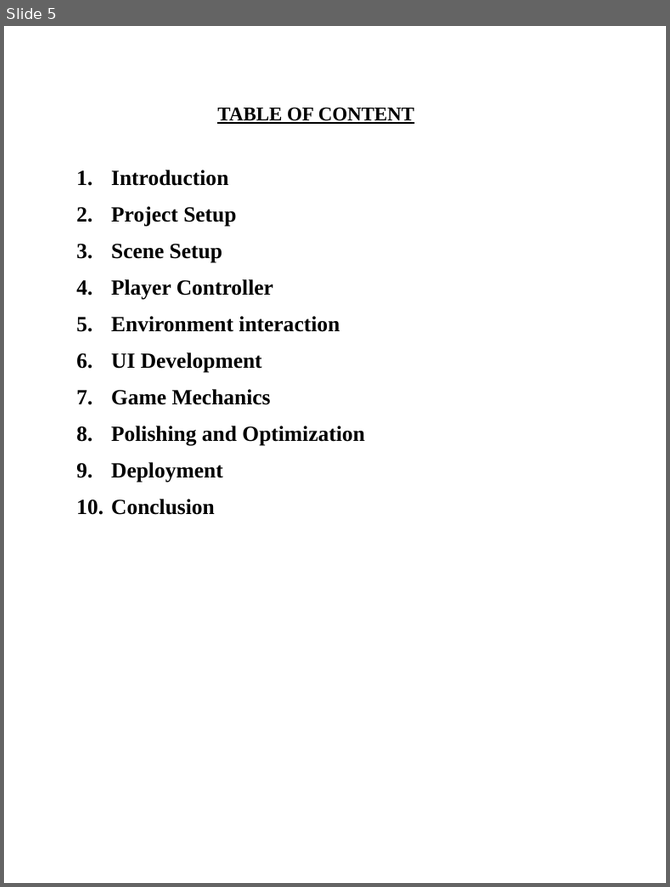
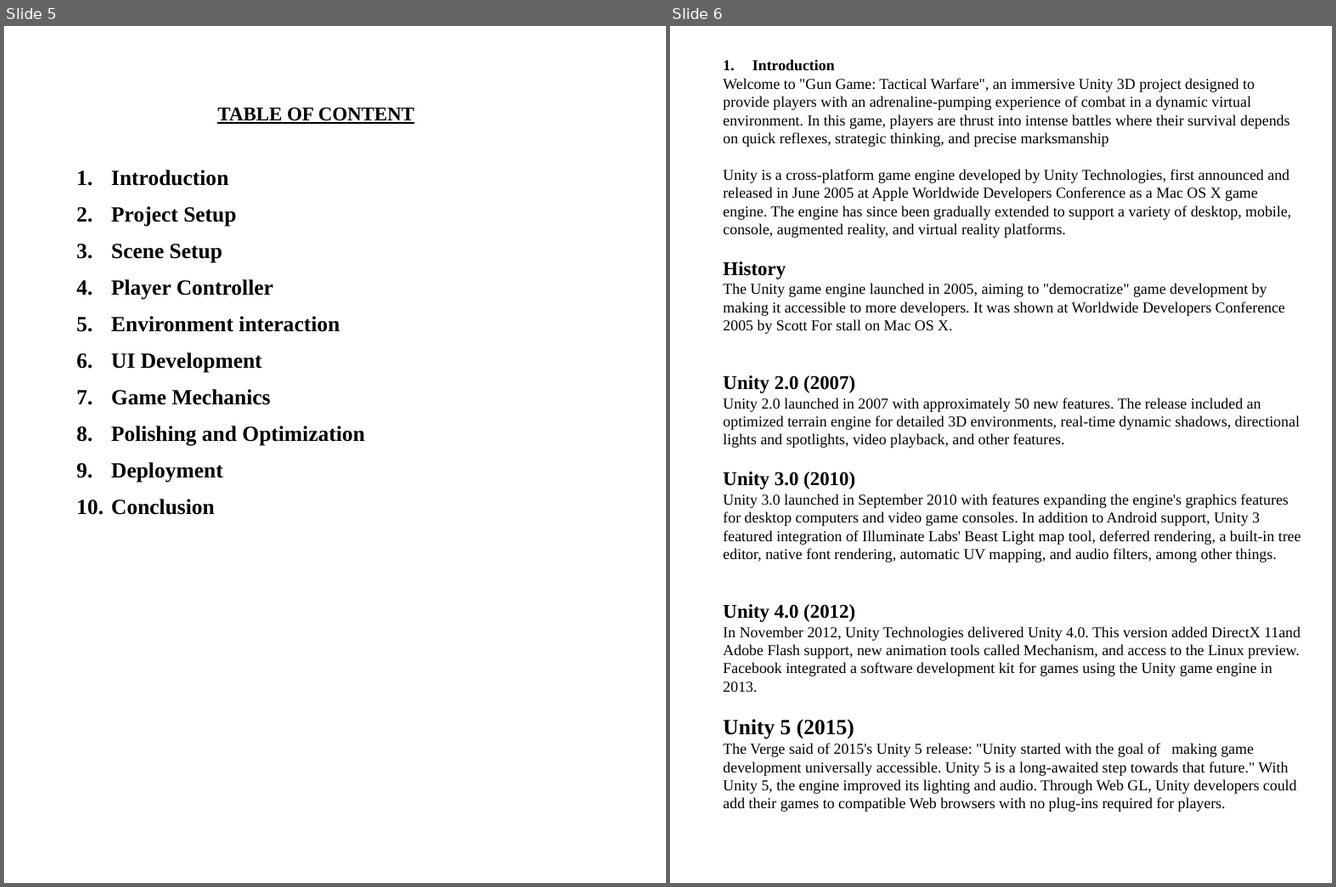
Before and after one commit to Archit-sharma01/untitled, a slide deck: Archit PPT.pptx. Shown side by side, each under a label of ours: slide 5 before the commit, slides 5 and 6 after it. The pictures are 670x887 and 1336x887 pixels, drawn with LibreOffice and Linux fonts; fonts in the diff are those of the drawing; background and template pictures are left out. Boxes give left, top, right and bottom in pixels: in the first picture for what was removed or moved away, otherwise in the second. Text is boxed around its words. In the diff, an @@ line names an element or a change of style, - is before the commit and + after.

```diff
--- a/Archit PPT.pptx
+++ b/Archit PPT.pptx
@@ slide 6 added at box(670, 26, 1332, 883), background picture (left out) @@
@@ text added at box(723, 59, 1302, 811), 14 pt, text #000000 @@
+1. Introduction
+Welcome to "Gun Game: Tactical Warfare", an immersive Unity 3D project designed to provide players with an adrenaline-pumping experience of combat in a dynamic virtual environment. In this game, players are thrust into intense battles where their survival depends on quick reflexes, strategic thinking, and precise marksmanship
+Unity is a cross-platform game engine developed by Unity Technologies, first announced and released in June 2005 at Apple Worldwide Developers Conference as a Mac OS X game engine. The engine has since been gradually extended to support a variety of desktop, mobile, console, augmented reality, and virtual reality platforms.
+History
+The Unity game engine launched in 2005, aiming to "democratize" game development by making it accessible to more developers. It was shown at Worldwide Developers Conference 2005 by Scott For stall on Mac OS X.
+Unity 2.0 (2007)
+Unity 2.0 launched in 2007 with approximately 50 new features. The release included an optimized terrain engine for detailed 3D environments, real-time dynamic shadows, directional lights and spotlights, video playback, and other features.
+Unity 3.0 (2010)
+Unity 3.0 launched in September 2010 with features expanding the engine's graphics features for desktop computers and video game consoles. In addition to Android support, Unity 3 featured integration of Illuminate Labs' Beast Light map tool, deferred rendering, a built-in tree editor, native font rendering, automatic UV mapping, and audio filters, among other things.
+Unity 4.0 (2012)
+In November 2012, Unity Technologies delivered Unity 4.0. This version added DirectX 11and Adobe Flash support, new animation tools called Mechanism, and access to the Linux preview.
+Facebook integrated a software development kit for games using the Unity game engine in 2013.
+Unity 5 (2015)
+The Verge said of 2015's Unity 5 release: "Unity started with the goal of making game development universally accessible. Unity 5 is a long-awaited step towards that future." With Unity 5, the engine improved its lighting and audio. Through Web GL, Unity developers could add their games to compatible Web browsers with no plug-ins required for players.
```
Also in this commit, not shown: 1 slide changed, 13 other slides added, 32 slides removed.
